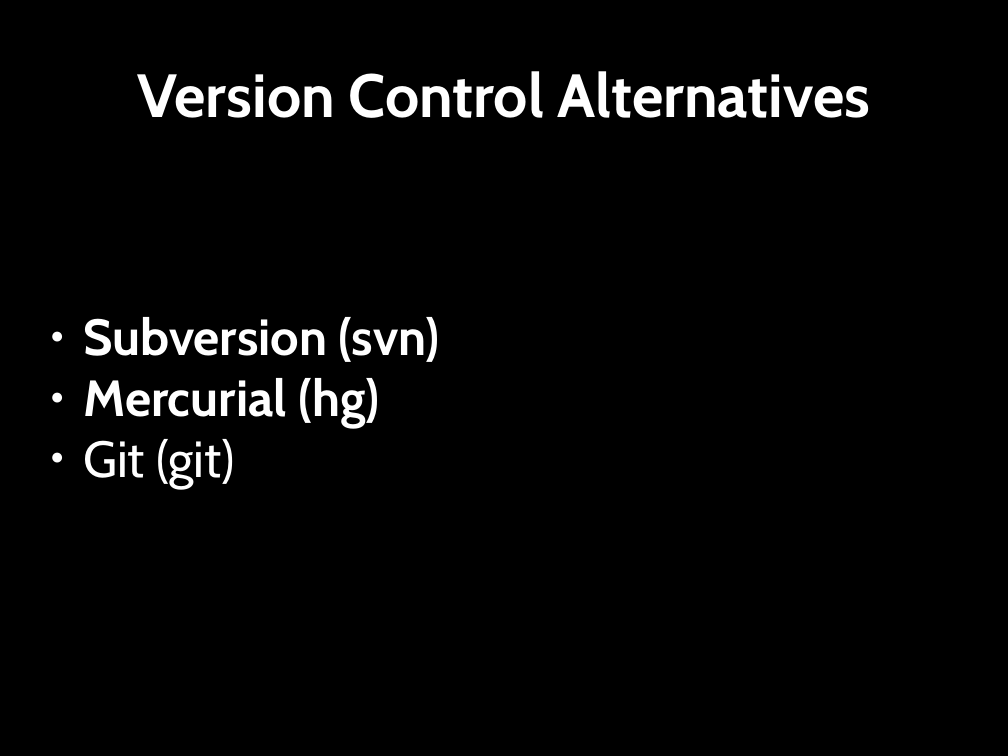
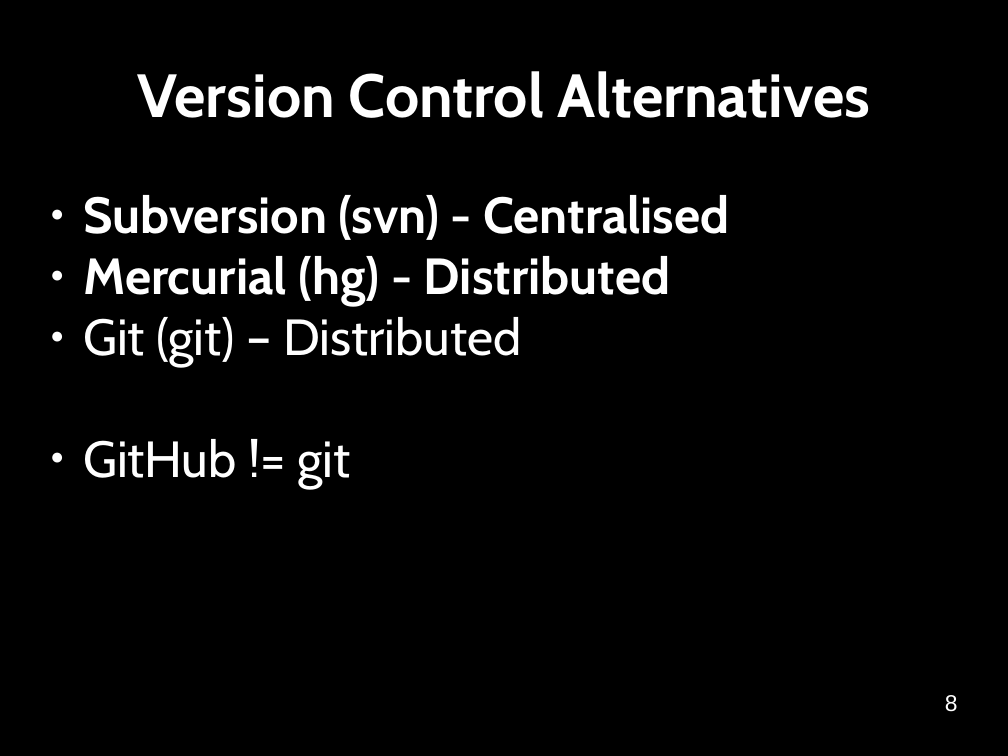
Before and after one commit to softwaresaved/NGCMGSoton-2015-06-21, a slide deck: slide 8 of novice/git/version-control-with-git-slides.odp (slide 7 before the commit). Drawn at 1008x756 pixels with LibreOffice and Linux fonts; fonts in the diff are those of the drawing. Boxes give left, top, right and bottom in pixels: in the first picture for what was removed or moved away, otherwise in the second. Text is boxed around its words. In the diff, an @@ line names an element or a change of style, - is before the commit and + after.

```diff
--- a/novice/git/version-control-with-git-slides.odp
+++ b/novice/git/version-control-with-git-slides.odp
@@ subtitle at (83,195,729,488): text changed @@
-● Subversion (svn)
-● Mercurial (hg)
-● Git (git)
+● Subversion (svn) - Centralised
+● Mercurial (hg) - Distributed
+● Git (git) – Distributed
+● GitHub != git
@@ text added at (945,695,958,712), 18 pt, text #FFFFFF @@
+8
```
Also in this commit, not shown: 15 other slides changed, 6 slides added, 3 slides removed, 16 other files.
